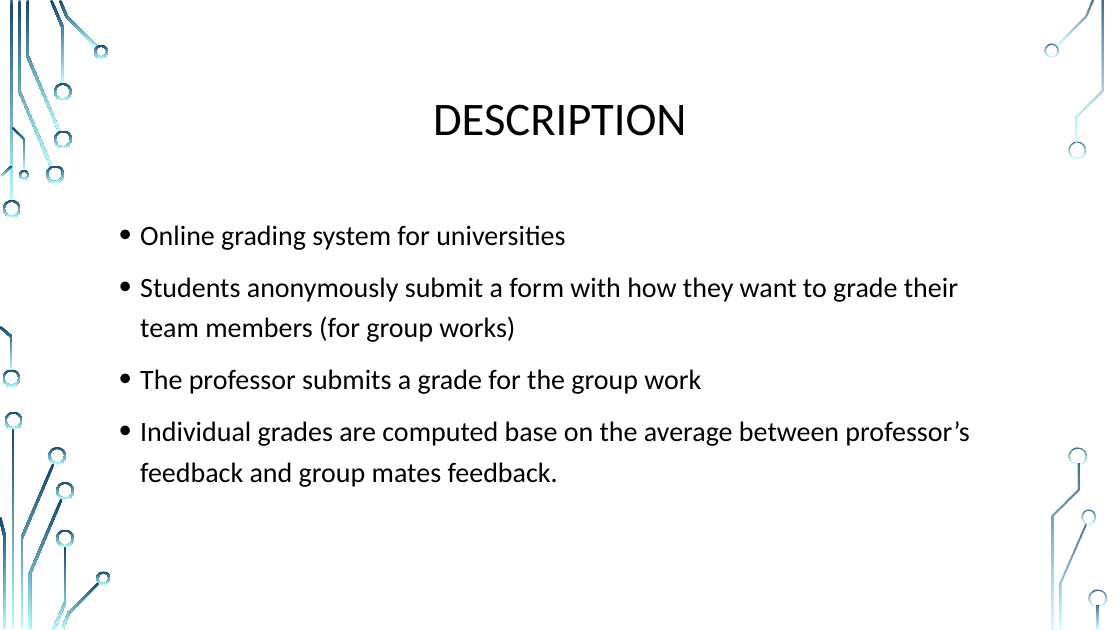
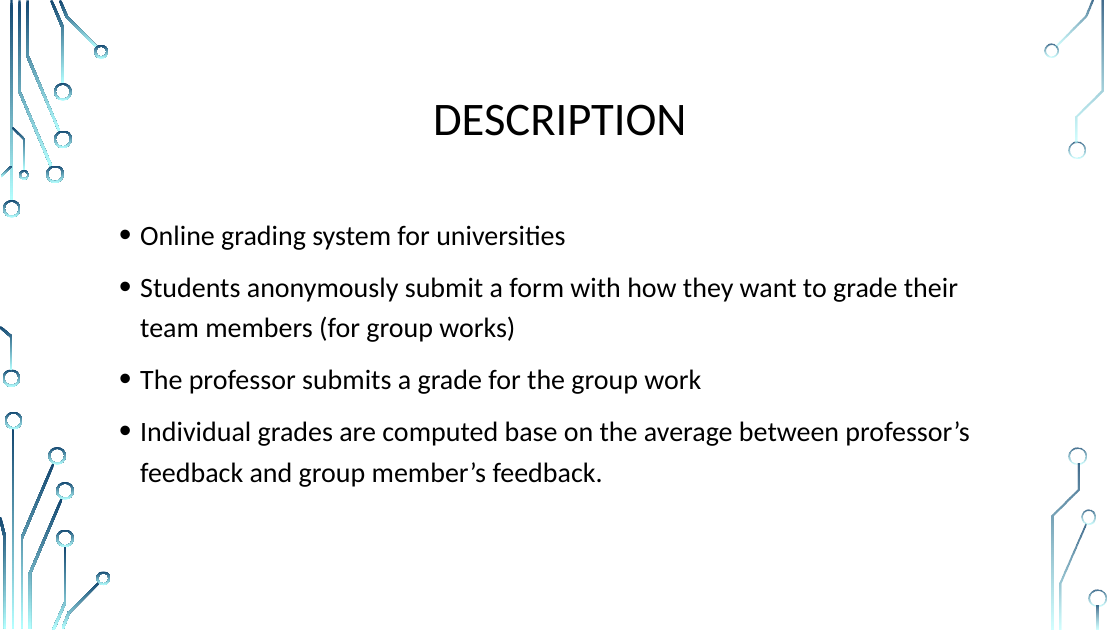
Before and after one commit to bianca-stancu/grade-my-team, a slide deck: slide 2 of DS_project_presentation1.pptx. Drawn at 1120x630 pixels with LibreOffice and Linux fonts; fonts in the diff are those of the drawing; background and template pictures are left out. Boxes give left, top, right and bottom in pixels: in the first picture for what was removed or moved away, otherwise in the second. Text is boxed around its words. In the diff, an @@ line names an element or a change of style, - is before the commit and + after.

Commit message:
Updates to presentation

```diff
--- a/DS_project_presentation1.pptx
+++ b/DS_project_presentation1.pptx
@@ text at <box>140,421,969,487</box>: text changed @@
-• Individual grades are computed base on the average between professor’s feedback and group mates feedback.
+• Individual grades are computed base on the average between professor’s feedback and group member’s feedback.
```
Also in this commit, not shown: 1 other slide changed, 2 slides added, 1 slide removed.
